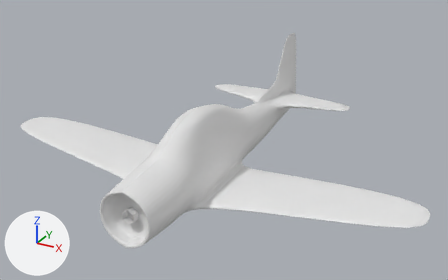
The Blender file LowPolyAeroplane.blend, before and after one commit.
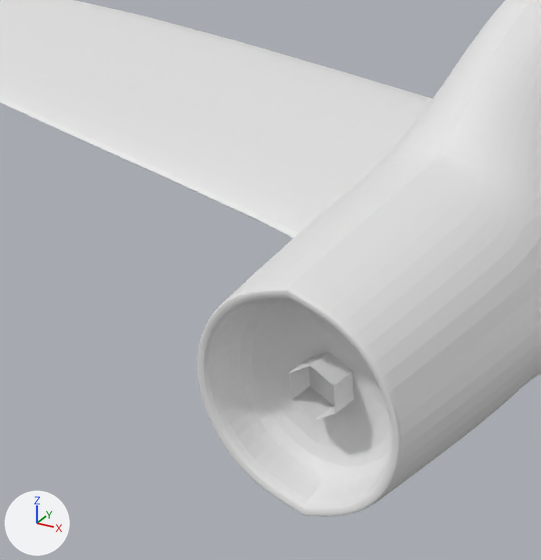
There are two pictures of each version: one whole from a camera (50 mm lens) standing at (4.84, -7.79, 4.52) and looking at (0.02, 0.97, 0.13), one close up on the part from 11% to 41% of the width and 43% to 92% of the height. Arrows for +X, +Y and +Z are at lower left; the lights stay in place.

The older version as bpy lines, for what is in view:
```python
me_cylinder = bpy.data.meshes.new('Cylinder')
me_cylinder.from_pydata(...)  # 12 vertices, 6 faces; spans x -0.87..0.87, y -1.0..1.0, z -1.0..1.0
me_cylinder_001 = bpy.data.meshes.new('Cylinder.001')
me_cylinder_001.from_pydata(...)  # 174 vertices, 153 faces; spans x 0.0..3.91, y -0.47..1.41, z -4.26..1.89
ob_cylinder = bpy.data.objects.new('Cylinder', me_cylinder_001)
ob_cylinder.location = (0.0, 0.0, 0.0)
ob_cylinder.rotation_euler = (1.571, 0.0, 0.0)  # degrees (90, 0, 0)
_m = ob_cylinder.modifiers.new('Subsurf', 'SUBSURF')
_m.levels = 0
_m = ob_cylinder.modifiers.new('Mirror', 'MIRROR')
_m.use_clip = True
ob_cylinder_001 = bpy.data.objects.new('Cylinder.001', me_cylinder)
ob_cylinder_001.location = (0.0, -1.682, 0.0)
ob_cylinder_001.rotation_euler = (1.571, 0.0, 0.0)  # degrees (90, 0, 0)
ob_cylinder_001.scale = (0.11, 0.11, 0.11)
```
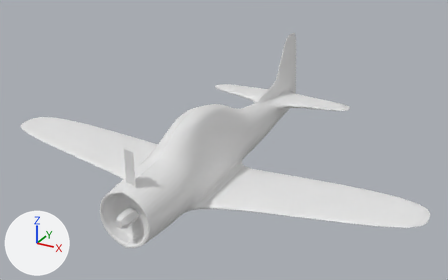
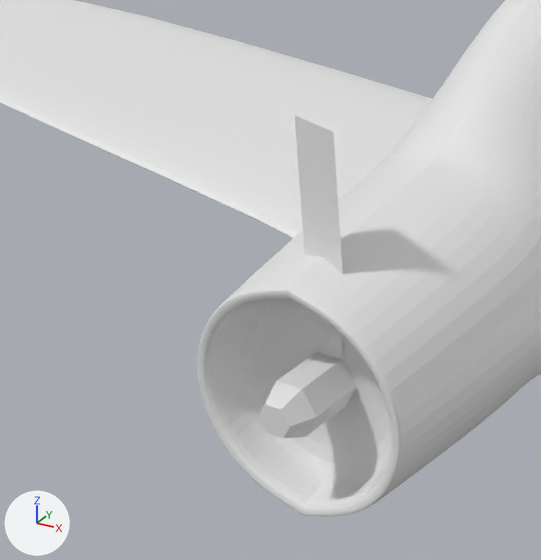
Commit message: Done - Modelling the Propeller - Step9

The change, as a list of edits to the scene's bpy script:
```text
Change me_cylinder:
    used by ob_cylinder_001; location = (0.0, -1.682, 0.0); rotation_euler = (1.571, 0.0, 0.0), in degrees (90, 0, 0); scale = (0.11, 0.11, 0.11)
    remove me_cylinder.from_pydata(...)  # 12 vertices, 6 faces; spans x -0.87..0.87, y -1.0..1.0, z -1.0..1.0
    add me_cylinder.from_pydata(...)  # 25 vertices, 20 faces; spans x -5.27..0.87, y -1.0..8.24, z -2.1..2.95
    me_cylinder part 1: the whole mesh is rebuilt
Change ob_cylinder_001:
    ob_cylinder_001.rotation_euler: (1.571, 0.0, 0.0) -> (1.571, 0.524, 0.0)  # degrees (90, 0, 0) -> degrees (90, 30, 0)
```

Boxes (x1, y1, x2, y2) around the edits, measured in the close-ups (541 x 560 px):
'Cylinder.001', reshaped, turned: before (289, 352, 354, 420); after (259, 116, 356, 438)
